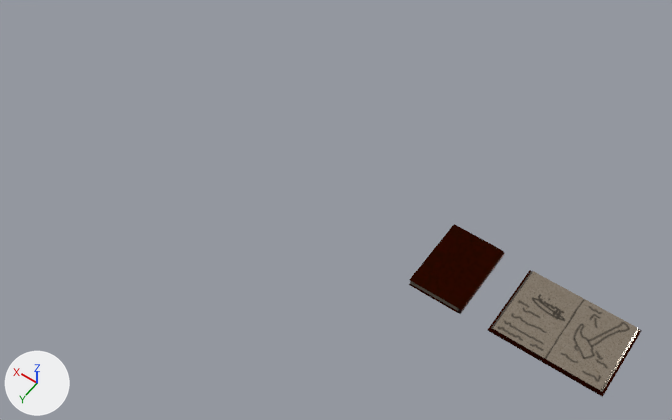
Renders of the FBX model Assets/Ali/AliModels/AliVisuals/AliFBX/book.fbx from each side of a commit.
Camera for both pictures: a camera (50 mm lens) standing at (-0.88, 2.97, 4.57) and looking at (1.24, 0.0, -0.09). Every picture has the same lights, and +X, +Y and +Z are marked at lower left. The older version comes first. Where no turn or scale is listed for an object, it has been applied to the vertices.

Objects in the first picture: 'BookClosed', 'BookOpened'.
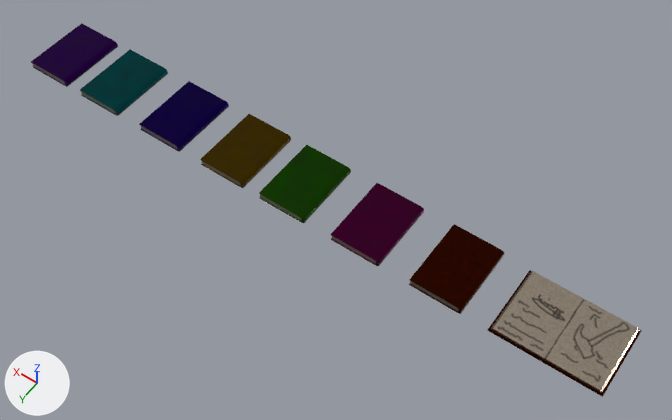
Where the newer file only moved an object's origin or applied its transform, the numbers keep the older frame.

The edits, one by one:
Mesh me_cube_007 is new.
It has 54 vertices, 47 faces and spans x -0.177..0.177, y -0.25..0.25, z -0.001..0.051.
It uses material mat_book (picture img_book_color_png).
Mesh me_cube_006 is new.
It has 54 vertices, 47 faces and spans x -0.177..0.177, y -0.25..0.25, z -0.001..0.051.
It uses material mat_book (picture img_book_color_png).
Mesh me_cube_001 is new.
It has 54 vertices, 47 faces and spans x -0.177..0.177, y -0.25..0.25, z -0.001..0.051.
It uses material mat_book (picture img_book_color_png).
Mesh me_cube_004 is new.
It has 54 vertices, 47 faces and spans x -0.177..0.177, y -0.25..0.25, z -0.001..0.051.
It uses material mat_book (picture img_book_color_png).
Mesh me_cube_008 is new.
It has 54 vertices, 47 faces and spans x -0.177..0.177, y -0.25..0.25, z -0.001..0.051.
It uses material mat_book (picture img_book_color_png).
Mesh me_cube_005 is new.
It has 54 vertices, 47 faces and spans x -0.177..0.177, y -0.25..0.25, z -0.001..0.051.
It uses material mat_book (picture img_book_color_png).
Object 'BookClosed4' (ob_bookclosed4) is new; it shows me_cube_007.
Its location is (3.032, 0.012, 0.0).
Object 'BookClosed5' (ob_bookclosed5) is new; it shows me_cube_006.
Its location is (3.512, 0.012, 0.0).
Object 'BookClosed2' (ob_bookclosed2) is new; it shows me_cube_001.
Its location is (0.917, 0.012, 0.0).
Object 'BookClosed7' (ob_bookclosed7) is new; it shows me_cube_004.
Its location is (1.469, 0.012, 0.0).
Object 'BookClosed3' (ob_bookclosed3) is new; it shows me_cube_008.
Its location is (2.48, 0.012, 0.0).
Object 'BookClosed6' (ob_bookclosed6) is new; it shows me_cube_005.
Its location is (1.949, 0.012, 0.0).

Changed parts and their boxes (x1, y1, x2, y2) in the pictures (672 x 420 px):
'BookClosed2', added (purple)
    after: (331, 183, 424, 266)
'BookClosed7', added (green)
    after: (259, 145, 351, 223)
'BookClosed6', added (brown)
    after: (200, 114, 291, 188)
'BookClosed3', added (blue)
    after: (139, 81, 229, 152)
'BookClosed4', added (cyan)
    after: (80, 50, 168, 116)
'BookClosed5', added (purple)
    after: (31, 23, 118, 87)
